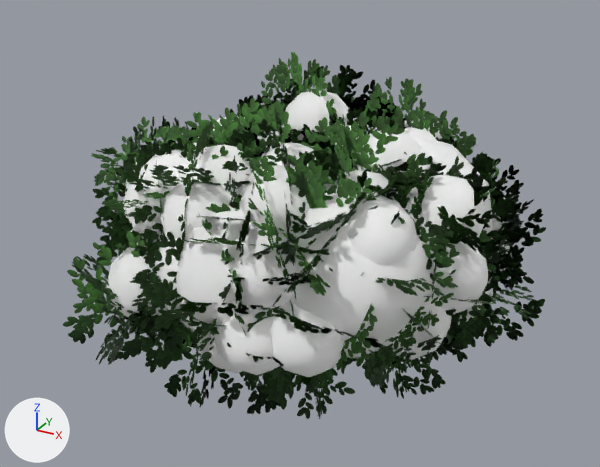
An edit to the glTF model assets/trees/bush_box/bush_box.gltf, drawn before and after from the same camera.
The view is the same before and after, from a 50 mm lens placed at (1.65, -3.04, 1.94), pointed at (-0.04, 0.04, 0.41). The axes (+X, +Y, +Z) are drawn at lower left. The lights are the same throughout. The first picture is the older version. Objects named as collision shapes, trigger or cutter boxes, shadow casters or lower levels of detail are left out. Where no turn or scale is listed for an object, it has been applied to the vertices. Vertices at exactly the same position are counted once.

In view in the first picture: 'bush_box_leaves_LOD0', 'bush_box_shadow_LOD0'.
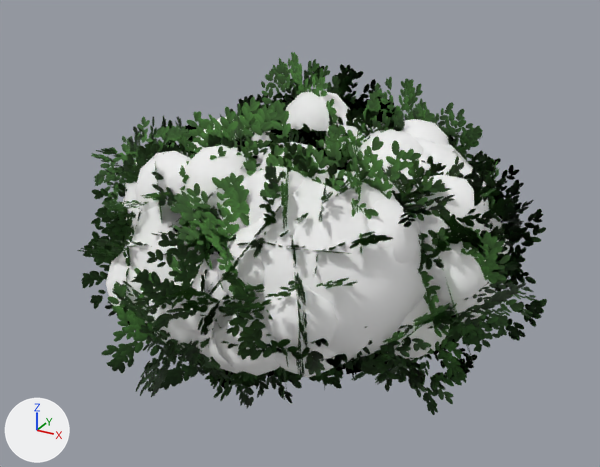
Location of each change, [x1, y1, x2, y2] in pixels of the pictures (600 x 467 px; the box of a moved part takes in the faces that stretch with it):
'bush_box_leaves_LOD0', reshaped: before [63, 52, 546, 419]; after [77, 52, 547, 415]
'bush_box_shadow_LOD0', reshaped: before [106, 91, 510, 377]; after [106, 91, 510, 378]
part 1 of me_leaves_lod0, moved or reshaped (mostly hidden afterwards): before [424, 241, 509, 367]; after [269, 129, 336, 167]
part 2 of me_leaves_lod0, added (green): after [351, 288, 477, 415]
part 3 of me_leaves_lod0, added: after [355, 268, 454, 372]
part 4 of me_leaves_lod0, moved or reshaped: before [63, 110, 545, 382]; after [98, 102, 547, 397]
part 5 of me_leaves_lod0, recoloured: before [104, 110, 499, 419]; after [77, 134, 526, 408]
part 6 of me_shadow_lod0, added: after [124, 202, 219, 303]
part 7 of me_shadow_lod0, added (mostly hidden): after [187, 129, 255, 150]
part 8 of me_shadow_lod0, added: after [247, 168, 423, 368]
part 9 of me_shadow_lod0, moved or reshaped (mostly hidden before): before [404, 127, 437, 141]; after [402, 119, 449, 145]
part 10 of me_shadow_lod0, moved or reshaped (not visible before): after [148, 284, 215, 350]
part 11 of me_shadow_lod0, added: after [262, 285, 338, 352]
part 12 of me_shadow_lod0, added (mostly hidden): after [409, 263, 427, 312]
part 13 of me_shadow_lod0, moved or reshaped (mostly hidden afterwards): before [123, 135, 493, 358]; after [181, 137, 495, 322]

The edits, one by one:
me_leaves_lod0 is used by ob_bush_box_leaves_lod0; location (0.0, 0.0, 0.0).
me_leaves_lod0 had 2350 vertices, 2256 faces and spanned x -1.15..1.17, y -1.09..1.26, z -0.39..1.29.
me_leaves_lod0 now has 2400 vertices, 2304 faces and spans x -1.15..1.18, y -1.1..1.27, z -0.33..1.29.
me_leaves_lod0 part 1: the loose piece of 25 vertices spanning x 0.3..1.12, y -0.56..0.24, z -0.02..0.79 is moved by (-0.62, -0.14, 0.32).
me_leaves_lod0 part 2: a new loose piece of 25 vertices spanning x 0.3..1.05, y -0.72..0.07, z -0.2..0.63, in mat_leaves.
me_leaves_lod0 part 3: a new loose piece of 25 vertices spanning x 0.05..0.97, y -0.78..0.1, z -0.04..0.78, in mat_leaves.
me_leaves_lod0 part 4: 970 vertices moved from x -1.14..1.17, y -1.09..0.88, z -0.39..1.23 to x -1.13..1.18, y -1.1..0.92, z -0.32..1.19; 80 vertices removed from x -0.78..0.98, y -0.56..1.07, z -0.11..0.87; 80 vertices added at x -0.59..0.84, y -0.86..0.77, z -0.09..1.07.
me_leaves_lod0 part 5: 480 kept faces spanning x -0.97..1.14, y -1.08..0.66, z -0.32..1.15 get new vertex colours.
me_shadow_lod0 is used by ob_bush_box_shadow_lod0; location (0.0, 0.0, 0.0).
me_shadow_lod0 had 3612 vertices, 6880 faces and spanned x -0.88..0.9, y -0.83..0.97, z -0.07..1.02.
me_shadow_lod0 now has 3696 vertices, 7040 faces and spans x -0.88..0.9, y -0.84..0.97, z -0.07..1.02.
me_shadow_lod0 part 6: a new loose piece, an icosphere of 80 faces spanning x -0.62..0.15, y -0.77..0.0, z 0.04..0.8, in mat_shadowproxy.
me_shadow_lod0 part 7: a new loose piece, an icosphere of 80 faces spanning x -0.8..-0.11, y -0.21..0.48, z 0.16..0.84, in mat_shadowproxy.
me_shadow_lod0 part 8: a new loose piece, an icosphere of 80 faces spanning x -0.09..0.72, y -0.79..0.02, z 0.1..0.91, in mat_shadowproxy.
me_shadow_lod0 part 9: the loose piece of 42 vertices spanning x 0.17..0.51, y 0.21..0.55, z 0.54..0.88 is moved by (0.02, 0.03, 0.03).
me_shadow_lod0 part 10: the loose piece of 42 vertices spanning x 0.38..0.72, y -0.5..-0.16, z 0.31..0.65 is moved by (-0.7, -0.34, -0.16).
me_shadow_lod0 part 11: a new loose piece, an icosphere of 80 faces spanning x 0.2..0.54, y -0.83..-0.49, z 0.3..0.64, in mat_shadowproxy.
me_shadow_lod0 part 12: a new loose piece, an icosphere of 80 faces spanning x 0.38..0.72, y -0.51..-0.17, z 0.31..0.65, in mat_shadowproxy.
me_shadow_lod0 part 13: 139 vertices moved from x -0.3..0.84, y -0.6..0.49, z 0.08..0.95 to x -0.3..0.85, y -0.6..0.5, z 0.08..0.95; 254 vertices removed from x -0.72..0.8, y -0.83..0.66, z 0.04..0.93; 86 vertices added at x -0.28..0.78, y -0.57..0.65, z 0.1..0.92.
Other edits to the shape of me_shadow_lod0 do not show in these pictures.
